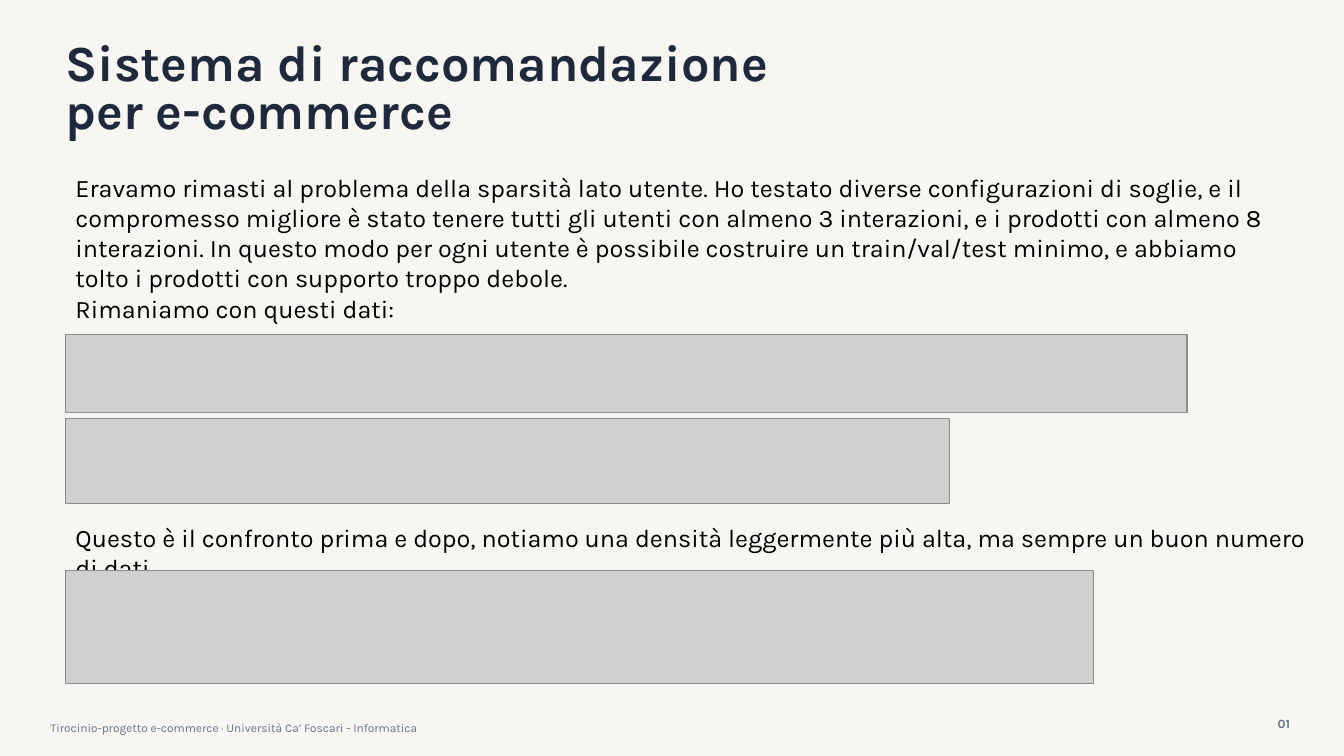
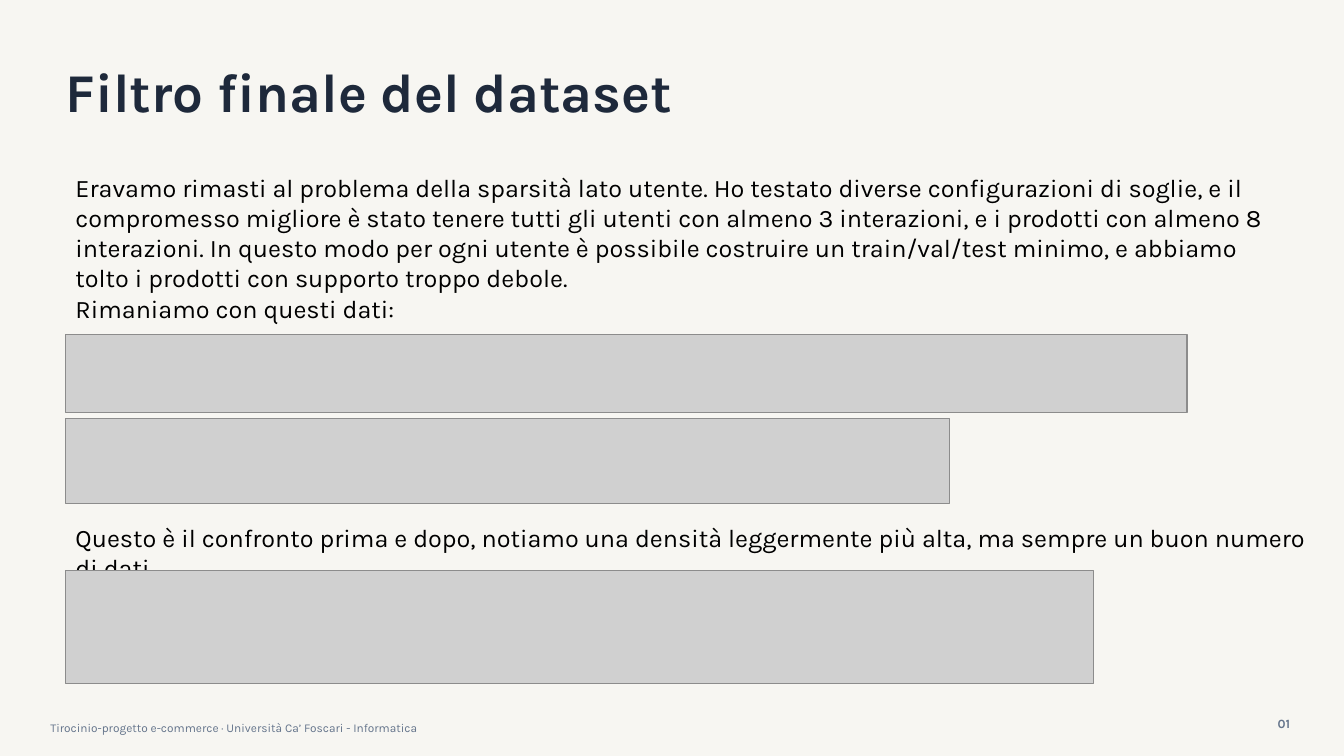
Before and after one commit to arsid2828/Tesi-ecommerce, a slide deck: slide 1 of PPT/HociaArsid-tirocinio-aggiornamento2.pptx. Drawn at 1344x756 pixels with LibreOffice and Linux fonts; fonts in the diff are those of the drawing; grey boxes stand for pictures. Boxes give left, top, right and bottom in pixels: in the first picture for what was removed or moved away, otherwise in the second. Text is boxed around its words. In the diff, an @@ line names an element or a change of style, - is before the commit and + after.

```diff
--- a/PPT/HociaArsid-tirocinio-aggiornamento2.pptx
+++ b/PPT/HociaArsid-tirocinio-aggiornamento2.pptx
@@ text at (x1=66, y1=73, x2=672, y2=113): text changed; size 36.1 to 39 pt @@
-Sistema di raccomandazione
-per e-commerce
+Filtro finale del dataset
```
Also in this commit, not shown: 7 other slides changed, 1 other file.
